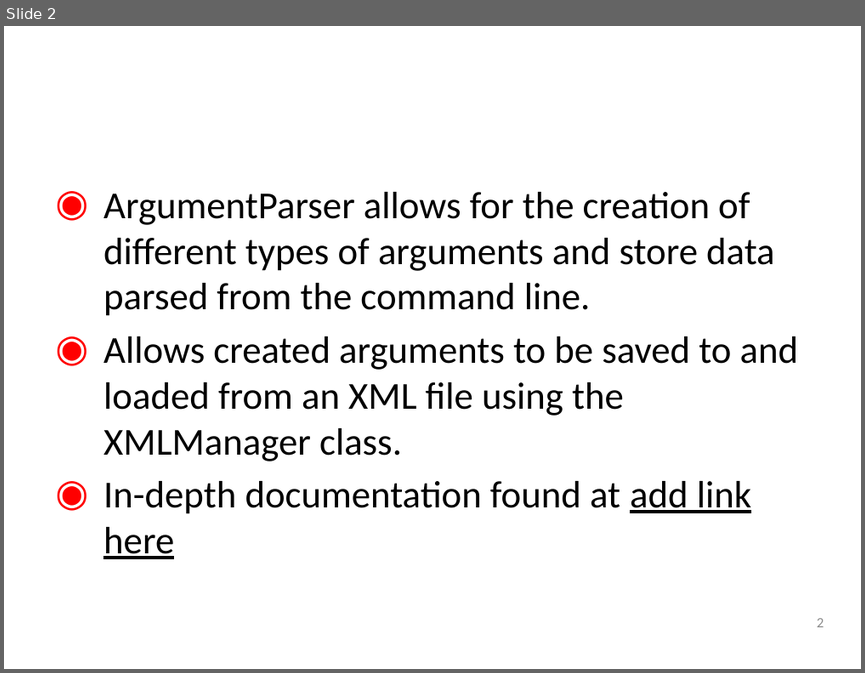
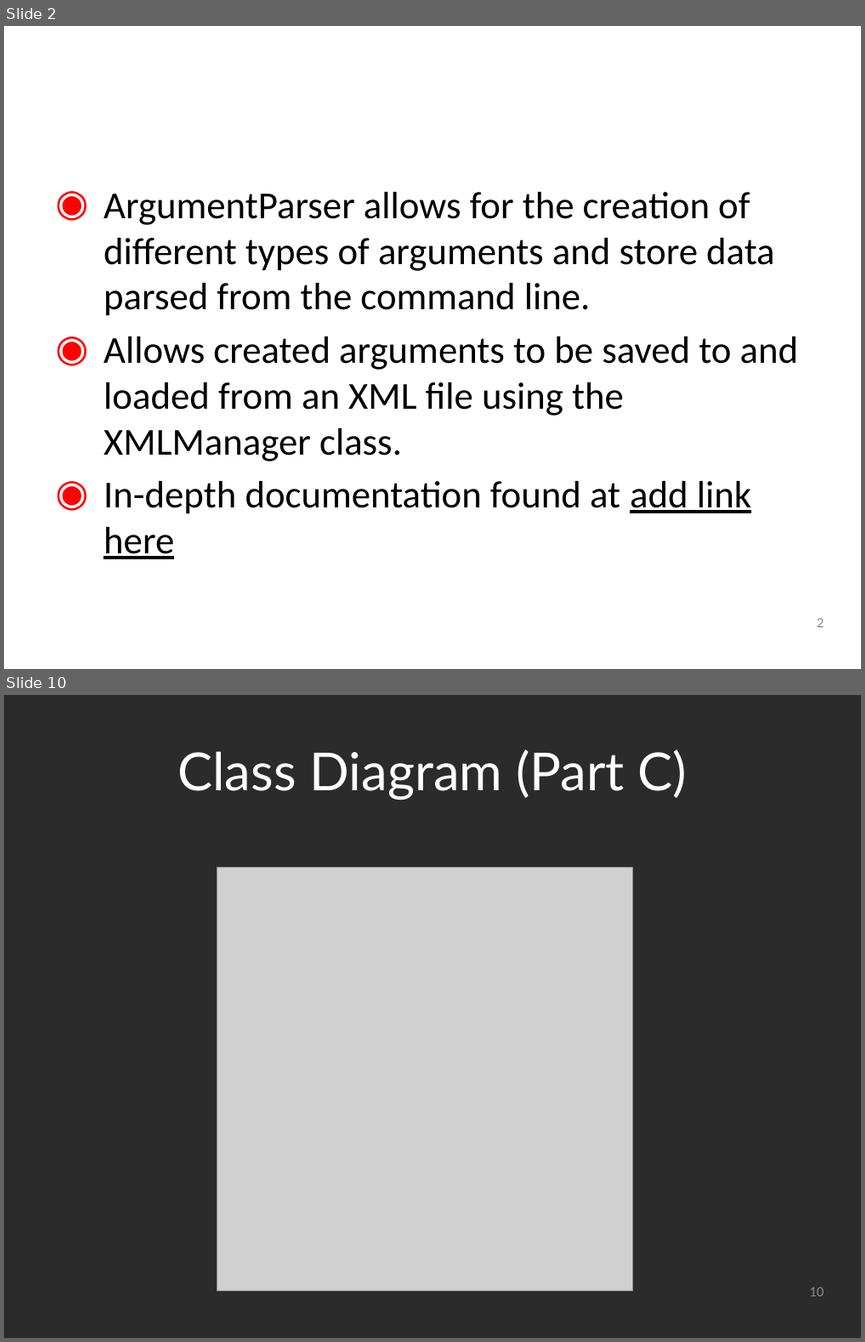
Before and after one commit to SpacemanRiff/spring-semester-project, a slide deck: resources/PowerPoints/Product Release.pptx. Shown one above the other, each under a label of ours: slide 2 before the commit, slides 2 and 10 after it; the slides between them are not shown. The pictures are 865x673 and 865x1342 pixels, drawn with LibreOffice and Linux fonts; fonts in the diff are those of the drawing; grey boxes stand for pictures; background and template pictures are left out; a plain dark background stands for a picture behind light text. Boxes give left, top, right and bottom in pixels: in the first picture for what was removed or moved away, otherwise in the second. Text is boxed around its words. In the diff, an @@ line names an element or a change of style, - is before the commit and + after.

Commit message:
Updated PP and Class Diagram
Added Class diagrams, burndown chart, & agile section to .ppt

```diff
--- a/resources/PowerPoints/Product Release.pptx
+++ b/resources/PowerPoints/Product Release.pptx
@@ slide 10 added at (4,695,861,1338), background picture (left out) @@
@@ title added at (177,749,687,800), 44 pt, text #FFFFFF @@
+Class Diagram (Part C)
@@ picture added at (217,868,633,1291) @@
@@ page number added at (809,1287,823,1296), 12 pt, text #8C8C8C @@
+10
```
Also in this commit, not shown: 3 slides changed, 7 other slides added, 2 slides removed, 1 other file.
